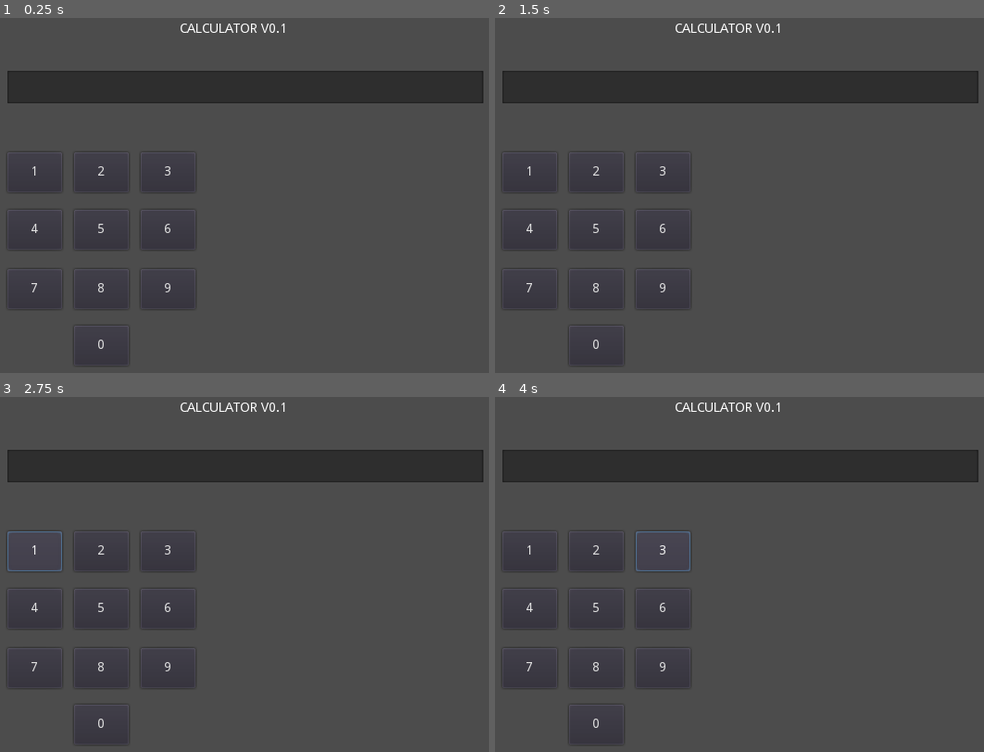
Above: before the commit, frames 1-4 (two rows, left to right).
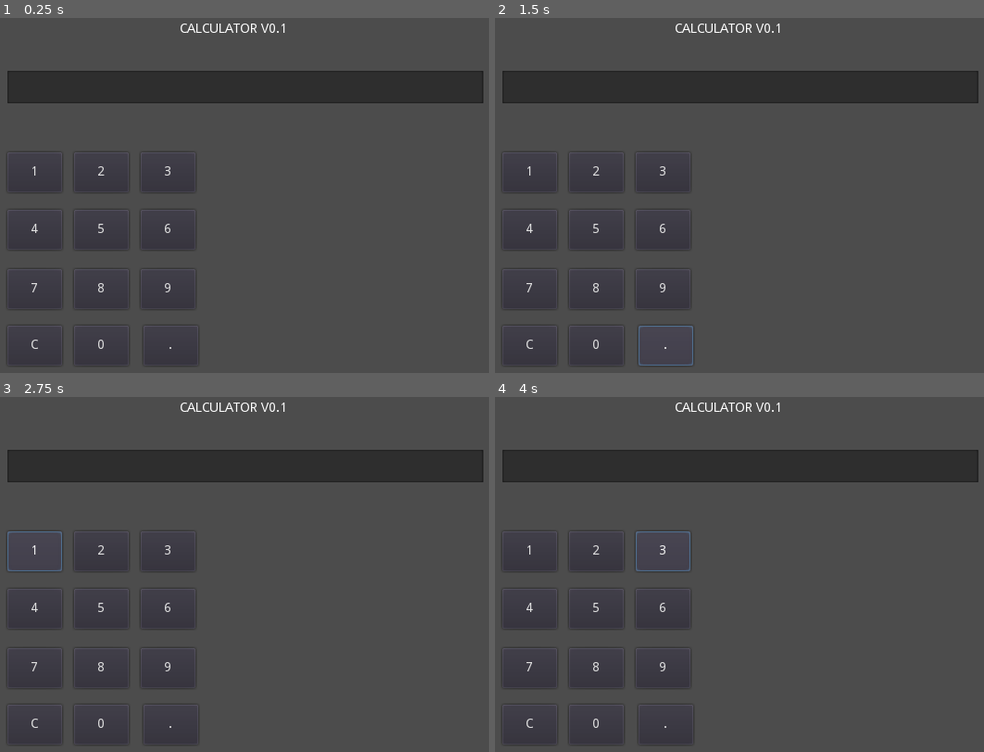
Above: after the commit, the same moments.

Repository: 420games/Calculator
Game: Godot game, scene res://Main.tscn
Same seed, same stepped clock (60 frames per second), same inputs: the game is played once before the commit and once after it.
Inputs (mouse positions are in pixels of both pictures, inside the frame that each line leads up to):
- Up to frame 1 (0.25 s): no input
- Up to frame 2 (1.5 s): click (529, 344) at 0.5 s, where only the run after the commit has a clickable "C"; click (666, 344) at 1.25 s, where only the run after the commit has a clickable "."
- Up to frame 3 (2.75 s): click "1" at 2 s
- Up to frame 4 (4 s): click "2" at 2.75 s; click "3" at 3.5 s

The runs differ from the first frame. In frame 1, less than 0.1% of the frame differs, in the area x 6-36%, y 90-94%; in frame 2, 0.1%, in the area x 6-41%, y 86-98%; in frame 3, less than 0.1%; in frame 4, less than 0.1%.

Commit message:
2 buttons: Clear and Dot; signals for them

Diff:
--- a/Main.gd
+++ b/Main.gd
@@ -17,5 +17,11 @@
 
 
 func _on_Button_pressed(extra_arg_0):
+	# save button that was clicked
 	print(extra_arg_0);
 	pass # Replace with function body.
+
+
+func _on_Button_Clear_pressed():
+	# clear the inputs and cache
+	pass # Replace with function body.
--- a/Main.tscn
+++ b/Main.tscn
@@ -94,6 +94,20 @@
 margin_bottom = 382.0
 text = "0"
 
+[node name="ButtonClear" type="Button" parent="."]
+margin_left = 64.0
+margin_top = 339.0
+margin_right = 123.0
+margin_bottom = 382.0
+text = "C"
+
+[node name="ButtonDot" type="Button" parent="."]
+margin_left = 211.0
+margin_top = 339.0
+margin_right = 270.0
+margin_bottom = 382.0
+text = "."
+
 [connection signal="pressed" from="Button1" to="." method="_on_Button_pressed" binds= [ "1" ]]
 [connection signal="pressed" from="Button2" to="." method="_on_Button_pressed" binds= [ "2" ]]
 [connection signal="pressed" from="Button3" to="." method="_on_Button_pressed" binds= [ "3" ]]
@@ -104,3 +118,5 @@
 [connection signal="pressed" from="Button8" to="." method="_on_Button_pressed" binds= [ "8" ]]
 [connection signal="pressed" from="Button9" to="." method="_on_Button_pressed" binds= [ "9" ]]
 [connection signal="pressed" from="Button0" to="." method="_on_Button_pressed" binds= [ "0" ]]
+[connection signal="pressed" from="ButtonClear" to="." method="_on_Button_Clear_pressed"]
+[connection signal="pressed" from="ButtonDot" to="." method="_on_Button_pressed" binds= [ "." ]]
